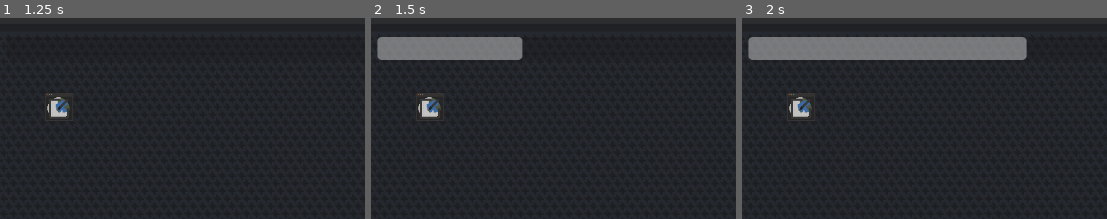
Above: before the commit, frames 1-3 (left to right).
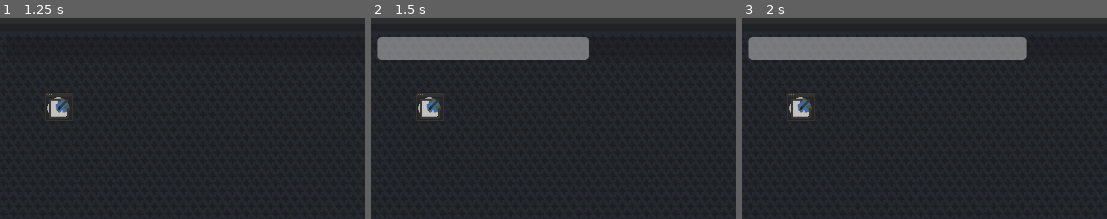
Above: after the commit, the same moments.

Repository: Jujedie/PlanetGenerator
Game: Godot game, scene res://data/scn/master.tscn
Two runs of this game, one before a commit and one after it. Both use one fixed random seed, a clock stepped at 60 frames per second and the inputs below.
Inputs (mouse positions are % of the whole screen's width and height, from its top left):
- Up to frame 1 (1.25 s): click (89, 10) at 0.52 s; type "12" at 0.6 s
- Up to frame 2 (1.5 s): click "Générer" at 1.25 s
- Up to frame 3 (2 s): no input
The pictures show only the part of the screen within x 4-54%, y 0-50%; the shares and areas given below are measured in that part.

Frame 1 is identical in both runs. In frame 2, 2.1% of the frame differs, in the area x 40-60%, y 9-21%; in frame 3, nothing differs.

Commit message:
Refactor biome map generation to improve threading and progress reporting

Diff:
--- a/src/planetGenerator.gd
+++ b/src/planetGenerator.gd
@@ -324,24 +324,26 @@
 	noise.fractal_lacunarity = 0.5
 
 	print("Génération de la carte")
-	var valeur_unite = 1.0 / (self.circonference * self.circonference / 2)
 	var range = circonference / self.nb_thread
+	var pas = 38.0/(self.nb_thread)
+	var rest = 38 - pas*self.nb_thread
 	var threadArray = []
 	for i in range(0, self.nb_thread, 1):
 		var x1 = i * range
 		var x2 = self.circonference if i == (self.nb_thread - 1) else (i + 1) * range
 		var thread = Thread.new()
 		threadArray.append(thread)
-		thread.start(thread_calcul.bind(img, noise, valeur_unite, x1, x2, biome_calcul))
+		thread.start(thread_calcul.bind(img, noise, noise, x1, x2, biome_calcul))
 	# Wait for all threads to finish after starting them all
 	for thread in threadArray:
 		thread.wait_to_finish()
-		self.addProgress(38.0/(self.nb_thread))
-
-	print("Fin de la génération de la carte")
+		self.addProgress(pas)
+
+	print("Fin de la génération de la carte")
+	self.addProgress(rest)
 	self.biome_map = img
 
-func biome_calcul(img: Image,_noise, valeur_unite, x : int,y : int) -> void:
+func biome_calcul(img: Image,_noise, _noise2, x : int,y : int) -> void:
 	var elevation_val = Enum.getElevationViaColor(self.elevation_map.get_pixel(x, y))
 	var precipitation_val = self.precipitation_map.get_pixel(x, y).r
 	var temperature_val = Enum.getTemperatureViaColor(self.temperature_map.get_pixel(x, y))
